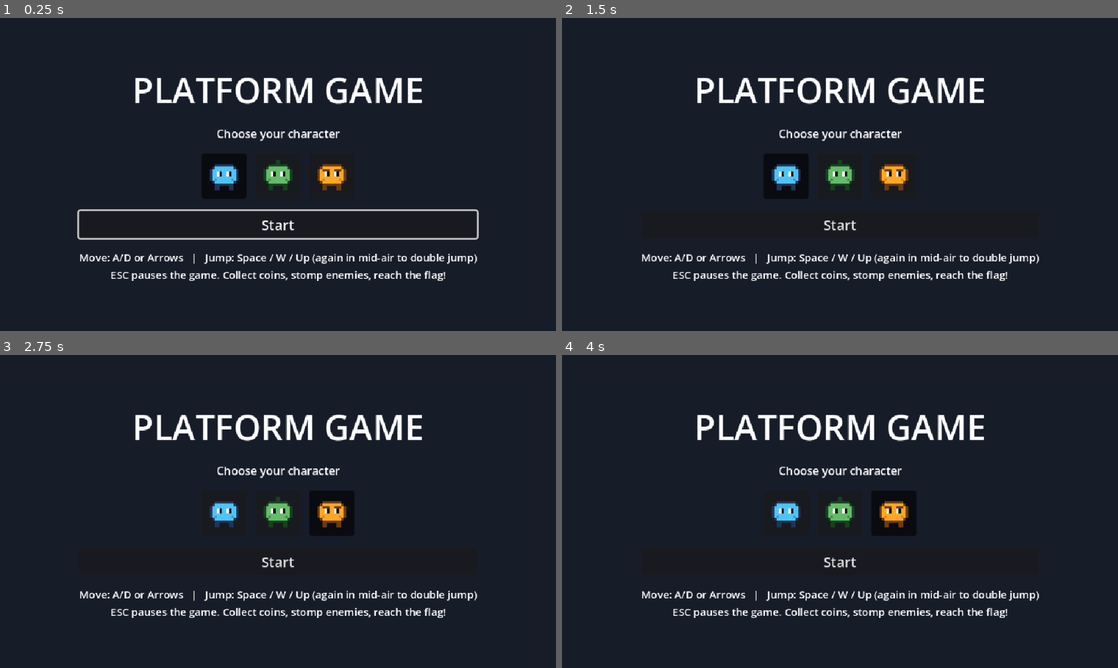
Above: before the commit, frames 1-4 (two rows, left to right).
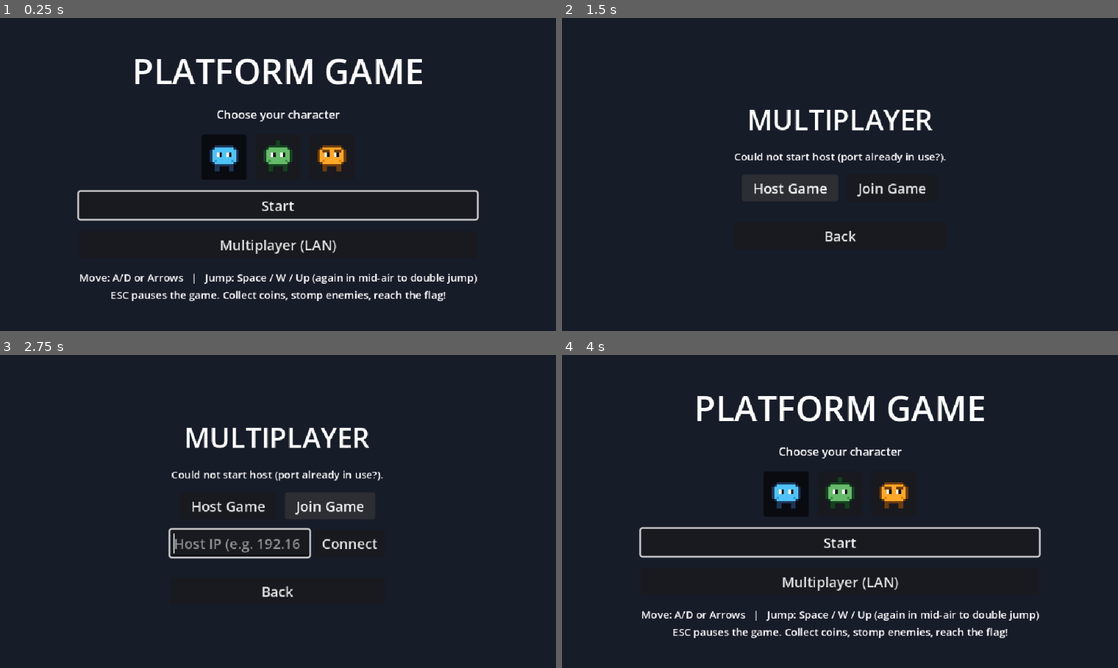
Above: after the commit, the same moments.

Repository: greentea524/godot-game
Game: Godot game, scene res://scenes/main_menu.tscn
Two runs of this game, one before a commit and one after it. Both use one fixed random seed, a clock stepped at 60 frames per second and the inputs below.
Inputs (mouse positions are in pixels of both pictures, inside the frame that each line leads up to):
- Up to frame 1 (0.25 s): no input
- Up to frame 2 (1.5 s): click (840, 243) at 0.5 s, where only the run after the commit has a clickable "Multiplayer (LAN)"; click (789, 187) at 1.25 s, where only the run after the commit has a clickable "Host Game"
- Up to frame 3 (2.75 s): click (328, 524) at 2 s, where only the run after the commit has a clickable "Join Game"
- Up to frame 4 (4 s): click (912, 542) at 2.75 s, where only the run after the commit has a clickable "Connect"; click (840, 589) at 3.5 s, where only the run after the commit has a clickable "Back"

The runs differ from the first frame. In frame 1, 12% of the frame differs, in the area x 13-87%, y 12-91%; in frame 2, 7.6%; in frame 3, 7.9%; in frame 4, 11%.

Commit message:
Add LAN ghost-race multiplayer spike (PG-51)
Ghost-race model ported from the JS platformer: one player hosts an ENet
server (peer 1), others join by IP; every client runs its own local sim
and broadcasts state at 15 Hz, rendering remote players as non-colliding
interpolated ghosts. Single-player is untouched — everything is gated on
Net.active (default false).

- scripts/net.gd (autoload Net): ENet host/join, host-authoritative
  roster via RPCs, 15 Hz state broadcast, server-relayed snapshots,
  race start.
- scripts/ghost_interp.gd: pure port of ghosts.js (100 ms interp delay,
  200 ms extrapolation cap, 20-snapshot buffer).
- scenes/ghost.tscn + ghost.gd: translucent remote avatar, no collision,
  driven by Net.ghost_view().
- scenes/multiplayer_lobby.tscn: Host/Join, live roster with avatars,
  host-only Start; reached from a new main-menu Multiplayer button.
- level.gd spawns/updates ghosts for remote peers each frame and
  registers the local player for broadcast.

Verification: gameplay suite now 48 checks incl. ghost interpolation
(interp/extrapolate/cap), all pass. A two-process ENet smoke test
(tests/net_smoke.tscn) confirms connect + roster sync + state relay:
host peers=2 got_snapshot=true, client connected=true max_roster=2.

QR / deep-link join (PG-52) intentionally deferred.

Co-Authored-By: Claude Fable 5 <noreply@anthropic.com>

Diff:
--- a/project.godot
+++ b/project.godot
@@ -19,6 +19,7 @@
 
 GameManager="*res://scripts/game_manager.gd"
 Sfx="*res://scripts/sfx.gd"
+Net="*res://scripts/net.gd"
 
 [display]
 
--- /dev/null
+++ b/scenes/ghost.tscn
@@ -0,0 +1,19 @@
+[gd_scene load_steps=2 format=3]
+
+[ext_resource type="Script" path="res://scripts/ghost.gd" id="1_script"]
+
+[node name="Ghost" type="Node2D"]
+script = ExtResource("1_script")
+
+[node name="AnimatedSprite2D" type="AnimatedSprite2D" parent="."]
+
+[node name="NameLabel" type="Label" parent="."]
+offset_left = -24.0
+offset_top = -26.0
+offset_right = 24.0
+offset_bottom = -14.0
+theme_override_colors/font_outline_color = Color(0, 0, 0, 1)
+theme_override_constants/outline_size = 3
+theme_override_font_sizes/font_size = 8
+text = "Player"
+horizontal_alignment = 1
--- a/scenes/main_menu.tscn
+++ b/scenes/main_menu.tscn
@@ -55,6 +55,11 @@
 layout_mode = 2
 text = "  Start  "
 
+[node name="MultiplayerButton" type="Button" parent="Center/VBox"]
+unique_name_in_owner = true
+layout_mode = 2
+text = "  Multiplayer (LAN)  "
+
 [node name="Instructions" type="Label" parent="Center/VBox"]
 layout_mode = 2
 theme_override_font_sizes/font_size = 12
--- /dev/null
+++ b/scenes/multiplayer_lobby.tscn
@@ -0,0 +1,94 @@
+[gd_scene load_steps=2 format=3]
+
+[ext_resource type="Script" path="res://scripts/multiplayer_lobby.gd" id="1_script"]
+
+[node name="MultiplayerLobby" type="Control"]
+layout_mode = 3
+anchors_preset = 15
+anchor_right = 1.0
+anchor_bottom = 1.0
+grow_horizontal = 2
+grow_vertical = 2
+script = ExtResource("1_script")
+
+[node name="Background" type="ColorRect" parent="."]
+anchors_preset = 15
+anchor_right = 1.0
+anchor_bottom = 1.0
+grow_horizontal = 2
+grow_vertical = 2
+color = Color(0.09, 0.11, 0.16, 1)
+
+[node name="Center" type="CenterContainer" parent="."]
+anchors_preset = 15
+anchor_right = 1.0
+anchor_bottom = 1.0
+grow_horizontal = 2
+grow_vertical = 2
+
+[node name="VBox" type="VBoxContainer" parent="Center"]
+layout_mode = 2
+theme_override_constants/separation = 12
+
+[node name="Title" type="Label" parent="Center/VBox"]
+layout_mode = 2
+theme_override_font_sizes/font_size = 32
+horizontal_alignment = 1
+text = "MULTIPLAYER"
+
+[node name="Status" type="Label" parent="Center/VBox"]
+unique_name_in_owner = true
+layout_mode = 2
+theme_override_font_sizes/font_size = 12
+horizontal_alignment = 1
+text = "Host a game, or join one on your LAN."
+
+[node name="Choices" type="HBoxContainer" parent="Center/VBox"]
+layout_mode = 2
+alignment = 1
+theme_override_constants/separation = 10
+
+[node name="HostButton" type="Button" parent="Center/VBox/Choices"]
+unique_name_in_owner = true
+layout_mode = 2
+text = "  Host Game  "
+
+[node name="JoinButton" type="Button" parent="Center/VBox/Choices"]
+unique_name_in_owner = true
+layout_mode = 2
+text = "  Join Game  "
+
+[node name="JoinRow" type="HBoxContainer" parent="Center/VBox"]
+unique_name_in_owner = true
+layout_mode = 2
+alignment = 1
+theme_override_constants/separation = 6
+
+[node name="IPEdit" type="LineEdit" parent="Center/VBox/JoinRow"]
+unique_name_in_owner = true
+custom_minimum_size = Vector2(160, 0)
+layout_mode = 2
+placeholder_text = "Host IP (e.g. 192.168.1.5)"
+
+[node name="ConnectButton" type="Button" parent="Center/VBox/JoinRow"]
+unique_name_in_owner = true
+layout_mode = 2
+text = " Connect "
+
+[node name="RosterPanel" type="PanelContainer" parent="Center/VBox"]
+layout_mode = 2
+
+[node name="RosterBox" type="VBoxContainer" parent="Center/VBox/RosterPanel"]
+unique_name_in_owner = true
+layout_mode = 2
+theme_override_constants/separation = 4
+
+[node name="StartButton" type="Button" parent="Center/VBox"]
+unique_name_in_owner = true
+layout_mode = 2
+text = "  Start Race  "
+
+[node name="BackButton" type="Button" parent="Center/VBox"]
+unique_name_in_owner = true
+layout_mode = 2
+text = "  Back  "
--- a/scripts/game_manager.gd
+++ b/scripts/game_manager.gd
@@ -93,6 +93,10 @@
 	_change_scene("res://scenes/main_menu.tscn")
 
 
+func open_multiplayer() -> void:
+	_change_scene("res://scenes/multiplayer_lobby.tscn")
+
+
 ## World-stage label for the HUD, e.g. "1-2" (PG-22).
 func level_label() -> String:
 	return _level_labels[current_level]
--- /dev/null
+++ b/scripts/ghost.gd
@@ -0,0 +1,53 @@
+class_name Ghost
+extends Node2D
+## A remote player rendered from interpolated snapshots (PG-51). Reuses
+## the chosen avatar sheet but has NO collision and NO input — it can
+## never affect the local player's physics, which is what keeps
+## single-player behaviour identical during a race. Driven each frame by
+## Net.ghost_view() via apply_view().
+
+const SHEET_FRAMES := {"idle": [0, 1], "run": [2, 3, 4, 5], "jump": [6], "fall": [7]}
+const SHEET_FPS := {"idle": 3.0, "run": 10.0, "jump": 5.0, "fall": 5.0}
+
+var avatar := 0
+var ghost_name := "Player"
+
+@onready var sprite: AnimatedSprite2D = $AnimatedSprite2D
+@onready var name_label: Label = $NameLabel
+
+
+func setup(av: int, pname: String) -> void:
+	avatar = clampi(av, 0, GameManager.AVATAR_SHEETS.size() - 1)
+	ghost_name = pname
+
+
+func _ready() -> void:
+	modulate = Color(1.0, 1.0, 1.0, 0.65)  # ghosts read as translucent
+	sprite.sprite_frames = _build_frames(load(GameManager.AVATAR_SHEETS[avatar]))
+	sprite.play("idle")
+	name_label.text = ghost_name
+
+
+func apply_view(view: Dictionary) -> void:
+	if view.is_empty():
+		return
+	global_position = Vector2(view["x"], view["y"])
+	sprite.flip_h = view.get("facing", 1) < 0
+	var anim: String = view.get("anim", "idle")
+	if sprite.sprite_frames.has_animation(anim):
+		sprite.play(anim)
+
+
+func _build_frames(sheet: Texture2D) -> SpriteFrames:
+	var frames := SpriteFrames.new()
+	frames.remove_animation("default")
+	for anim in SHEET_FRAMES:
+		frames.add_animation(anim)
+		frames.set_animation_speed(anim, SHEET_FPS[anim])
+		frames.set_animation_loop(anim, true)
+		for index in SHEET_FRAMES[anim]:
+			var frame := AtlasTexture.new()
+			frame.atlas = sheet
+			frame.region = Rect2(index * 16, 0, 16, 16)
+			frames.add_frame(anim, frame)
+	return frames
--- /dev/null
+++ b/scripts/ghost_interp.gd
@@ -0,0 +1,58 @@
+class_name GhostInterp
+extends RefCounted
+## Ghost interpolation — a direct port of the JS platformer's ghosts.js.
+## Remote players arrive at ~15 Hz; we render them ~100 ms in the past
+## and lerp between the two bracketing snapshots so motion stays smooth.
+## When the next packet is late we extrapolate along the last velocity
+## for a capped window instead of freezing. Pure functions (no nodes),
+## so the timing logic is unit-testable headlessly.
+
+const INTERP_DELAY := 100.0     # ms in the past we render ghosts
+const MAX_EXTRAPOLATE := 200.0  # ms to glide on last velocity past newest snap
+const MAX_SNAPSHOTS := 20
+
+## Append a received snapshot stamped with local receive time (ms).
+static func push(buffer: Array, snap: Dictionary, now: float) -> void:
+	var entry := snap.duplicate()
+	entry["t"] = now
+	buffer.append(entry)
+	while buffer.size() > MAX_SNAPSHOTS:
+		buffer.pop_front()
+
+
+## Sample the buffer at (now - delay), lerping position between the two
+## snapshots bracketing that render time. Returns an empty Dictionary
+## until there is any data. Discrete fields (facing/anim/lvl) come from
+## the earlier snapshot so they line up with the drawn position.
+static func sample(buffer: Array, now: float, delay := INTERP_DELAY) -> Dictionary:
+	if buffer.is_empty():
+		return {}
+	var render_t := now - delay
+	var first: Dictionary = buffer[0]
+	var last: Dictionary = buffer[buffer.size() - 1]
+
+	if render_t <= first["t"]:
+		return first.duplicate()
+
+	# Past the newest snapshot: extrapolate along the last velocity for a
+	# capped window so the ghost glides through packet gaps.
+	if render_t >= last["t"]:
+		var ahead: float = minf(render_t - last["t"], MAX_EXTRAPOLATE) / 1000.0
+		var ext_view := last.duplicate()
+		ext_view["x"] = last["x"] + last.get("vx", 0.0) * ahead
+		return ext_view
+
+	# Interpolate between the two snapshots bracketing render_t.
+	var a: Dictionary = first
+	var b: Dictionary = last
+	for i in range(buffer.size() - 1):
+		if buffer[i]["t"] <= render_t and render_t <= buffer[i + 1]["t"]:
+			a = buffer[i]
+			b = buffer[i + 1]
+			break
+	var span: float = b["t"] - a["t"]
+	var f: float = (render_t - a["t"]) / span if span > 0.0 else 0.0
+	var view := a.duplicate()
+	view["x"] = a["x"] + (b["x"] - a["x"]) * f
+	view["y"] = a["y"] + (b["y"] - a["y"]) * f
+	return view
--- a/scripts/level.gd
+++ b/scripts/level.gd
@@ -32,6 +32,7 @@
 const METEOR_SCENE := preload("res://scenes/meteor.tscn")
 const HUD_SCENE := preload("res://scenes/hud.tscn")
 const PAUSE_MENU_SCENE := preload("res://scenes/pause_menu.tscn")
+const GHOST_SCENE := preload("res://scenes/ghost.tscn")
 const CLOUDS_TEXTURE := preload("res://assets/clouds.png")
 const CRYSTALS_TEXTURE := preload("res://assets/crystals.png")
 const STARS_TEXTURE := preload("res://assets/stars.png")
@@ -63,6 +64,8 @@
 var _kill_y := 0.0
 var _width := 0
 var _meteor_timer := 1.2
+## peer_id -> Ghost node, in multiplayer races (PG-51).
+var _ghosts := {}
 
 @onready var tiles: TileMapLayer = $TileMapLayer
 
@@ -183,6 +186,30 @@
 		shape.position = Vector2(x, (top + bottom) / 2.0)
 		walls.add_child(shape)
 	add_child(walls)
+
+
+## Renders remote racers as ghosts each frame (PG-51). Ghosts have no
+## collision, so the local simulation is unchanged; they simply follow
+## the interpolated snapshots relayed through Net.
+func _process(_delta: float) -> void:
+	if not Net.active:
+		return
+	var peers := Net.remote_peers()
+	for peer_id in peers:
+		var ghost: Ghost = _ghosts.get(peer_id)
+		if ghost == null or not is_instance_valid(ghost):
+			ghost = GHOST_SCENE.instantiate()
+			var entry: Dictionary = Net.roster.get(peer_id, {})
+			ghost.setup(entry.get("avatar", 0), entry.get("name", "Player"))
+			add_child(ghost)
+			_ghosts[peer_id] = ghost
+		ghost.apply_view(Net.ghost_view(peer_id))
+	# Drop ghosts for peers that have left.
+	for peer_id in _ghosts.keys():
+		if not peers.has(peer_id):
+			if is_instance_valid(_ghosts[peer_id]):
+				_ghosts[peer_id].queue_free()
+			_ghosts.erase(peer_id)
 
 
 ## Surface-world ground scenery (PG-55): a single _draw node placed
@@ -237,6 +264,9 @@
 			_player.position = pos
 			add_child(_player)
 			GameManager.set_checkpoint(pos)
+			# In a race, this is the local avatar we broadcast (PG-51).
+			if Net.active:
+				Net.local_player = _player
 
 
 func _spawn(scene: PackedScene, pos: Vector2) -> void:
--- a/scripts/main_menu.gd
+++ b/scripts/main_menu.gd
@@ -7,6 +7,7 @@
 	var start: Button = %StartButton
 	start.pressed.connect(GameManager.start_game)
 	start.grab_focus()
+	%MultiplayerButton.pressed.connect(GameManager.open_multiplayer)
 	_build_avatar_row()
 
 
--- /dev/null
+++ b/scripts/multiplayer_lobby.gd
@@ -0,0 +1,89 @@
+extends Control
+## Multiplayer lobby (PG-51): Host Game / Join Game, a live roster with
+## avatars, and a host-only Start button. Ghost-race over LAN — see
+## scripts/net.gd. QR join is deferred (PG-52); joiners type the host's
+## IP shown on the host screen.
+
+
+func _ready() -> void:
+	%HostButton.pressed.connect(_on_host)
+	%JoinButton.pressed.connect(func() -> void: %JoinRow.visible = true; %IPEdit.grab_focus())
+	%ConnectButton.pressed.connect(_on_connect)
+	%StartButton.pressed.connect(Net.start_race)
+	%BackButton.pressed.connect(_on_back)
+	Net.roster_changed.connect(_rebuild_roster)
+	Net.race_started.connect(GameManager.start_game)
+	Net.connection_failed.connect(func() -> void: _set_status("Connection failed."); _unlock())
+	Net.server_disconnected.connect(func() -> void: _set_status("Host disconnected."))
+	Net.local_name = "Player %d" % (randi() % 900 + 100)
+	%JoinRow.visible = false
+	%StartButton.visible = false
+	_set_status("Host a game, or join one on your LAN.")
+
+
+func _on_host() -> void:
+	if Net.host_game():
+		_set_status("Hosting on  %s : %d  — waiting for players…" % [Net.local_ip(), Net.PORT])
+		_lock()
+		%StartButton.visible = true
+	else:
+		_set_status("Could not start host (port already in use?).")
+
+
+func _on_connect() -> void:
+	var ip: String = %IPEdit.text.strip_edges()
+	if ip.is_empty():
+		ip = "127.0.0.1"
+	if Net.join_game(ip):
+		_set_status("Connecting to %s …" % ip)
+		_lock()
+	else:
+		_set_status("Invalid address.")
+
+
+func _on_back() -> void:
+	Net.leave()
+	GameManager.main_menu()
+
+
+func _rebuild_roster(roster: Dictionary) -> void:
+	for child in %RosterBox.get_children():
+		child.queue_free()
+	var self_id := multiplayer.get_unique_id()
+	for peer_id in roster:
+		var entry: Dictionary = roster[peer_id]
+		var row := HBoxContainer.new()
+		row.add_theme_constant_override("separation", 8)
+		var icon := TextureRect.new()
+		icon.custom_minimum_size = Vector2(20, 20)
+		icon.stretch_mode = TextureRect.STRETCH_KEEP_ASPECT_CENTERED
+		var frame := AtlasTexture.new()
+		frame.atlas = load(GameManager.AVATAR_SHEETS[clampi(entry.get("avatar", 0), 0, 2)])
+		frame.region = Rect2(0, 0, 16, 16)
+		icon.texture = frame
+		row.add_child(icon)
+		var label := Label.new()
+		var tags := ""
+		if peer_id == 1:
+			tags += "  (host)"
+		if peer_id == self_id:
+			tags += "  ← you"
+		label.text = str(entry.get("name", "Player")) + tags
+		row.add_child(label)
+		%RosterBox.add_child(row)
+
+
+func _set_status(text: String) -> void:
+	%Status.text = text
+
+
+func _lock() -> void:
+	%HostButton.disabled = true
+	%JoinButton.disabled = true
+	%ConnectButton.disabled = true
+
+
+func _unlock() -> void:
+	%HostButton.disabled = false
+	%JoinButton.disabled = false
+	%ConnectButton.disabled = false
--- /dev/null
+++ b/scripts/net.gd
@@ -0,0 +1,201 @@
+extends Node
+## Ghost-race LAN multiplayer (PG-50/51), autoloaded as "Net".
+##
+## Model (ported from the JS platformer): one player HOSTS an ENet
+## server (peer id 1); others JOIN by IP. Every client keeps running its
+## own full local simulation — remote players are drawn as non-colliding
+## ghosts from broadcast snapshots. The host is only a coordinator
+## (roster + race start); it is NOT authoritative over movement, so
+## single-player behaviour is byte-for-byte unchanged when inactive.
+
+signal roster_changed(roster: Dictionary)
+signal race_started()
+signal connection_failed()
+signal server_disconnected()
+
+const PORT := 24555
+const MAX_PLAYERS := 6
+const SEND_INTERVAL := 1.0 / 15.0  # 15 Hz, decoupled from the 60 Hz sim
+
+## True once a session is live (host up, or client connected).
+var active := false
+## peer_id -> {name, avatar, slot, finished, time_ms}
+var roster := {}
+## The local CharacterBody2D whose state we broadcast (set by the level).
+var local_player: Node = null
+var local_name := "Player"
+
+## peer_id -> Array of ghost snapshots (see GhostInterp).
+var _snapshots := {}
+var _send_accum := 0.0
+var _wired := false
+
+
+func _ready() -> void:
+	process_mode = Node.PROCESS_MODE_ALWAYS
+
+
+func is_host() -> bool:
+	return active and multiplayer.multiplayer_peer != null and multiplayer.is_server()
+
+
+# --- Session lifecycle ------------------------------------------------
+
+func host_game() -> bool:
+	_wire()
+	var peer := ENetMultiplayerPeer.new()
+	if peer.create_server(PORT, MAX_PLAYERS) != OK:
+		return false
+	multiplayer.multiplayer_peer = peer
+	active = true
+	roster = {1: _entry(local_name, GameManager.selected_avatar, 0)}
+	roster_changed.emit(roster)
+	return true
+
+
+func join_game(ip: String) -> bool:
+	_wire()
+	var peer := ENetMultiplayerPeer.new()
+	if peer.create_client(ip, PORT) != OK:
+		return false
+	multiplayer.multiplayer_peer = peer
+	return true
+
+
+func leave() -> void:
+	if multiplayer.multiplayer_peer != null:
+		multiplayer.multiplayer_peer.close()
+	multiplayer.multiplayer_peer = null
+	active = false
+	roster.clear()
+	_snapshots.clear()
+	local_player = null
+
+
+func start_race() -> void:
+	if is_host():
+		_start_race.rpc()
+
+
+## A LAN IPv4 address to show joiners, or 127.0.0.1 as a fallback.
+func local_ip() -> String:
+	for addr in IP.get_local_addresses():
+		if addr.begins_with("192.168.") or addr.begins_with("10.") \
+				or addr.begins_with("172."):
+			return addr
+	return "127.0.0.1"
+
+
+# --- Per-frame state broadcast ---------------------------------------
+
+func _process(delta: float) -> void:
+	if not active or not is_instance_valid(local_player):
+		return
+	_send_accum += delta
+	if _send_accum < SEND_INTERVAL:
+		return
+	_send_accum = 0.0
+	var sprite: AnimatedSprite2D = local_player.sprite
+	_push_state.rpc({
+		"x": local_player.global_position.x,
+		"y": local_player.global_position.y,
+		"vx": local_player.velocity.x,
+		"facing": -1 if sprite.flip_h else 1,
+		"anim": sprite.animation,
+		"lvl": GameManager.current_level,
+	})
+
+
+## Interpolated view of a remote peer for the ghost renderer, or {} if
+## no snapshots have arrived yet.
+func ghost_view(peer_id: int) -> Dictionary:
+	if not _snapshots.has(peer_id):
+		return {}
+	return GhostInterp.sample(_snapshots[peer_id], Time.get_ticks_msec())
+
+
+func remote_peers() -> Array:
+	var out := []
+	var self_id := multiplayer.get_unique_id()
+	for peer_id in roster:
+		if peer_id != self_id:
+			out.append(peer_id)
+	return out
+
+
+# --- Internals --------------------------------------------------------
+
+func _wire() -> void:
+	if _wired:
+		return
+	_wired = true
+	multiplayer.peer_connected.connect(_on_peer_connected)
+	multiplayer.peer_disconnected.connect(_on_peer_disconnected)
+	multiplayer.connected_to_server.connect(_on_connected_to_server)
+	multiplayer.connection_failed.connect(_on_connection_failed)
+	multiplayer.server_disconnected.connect(_on_server_disconnected)
+
+
+func _entry(pname: String, avatar: int, slot: int) -> Dictionary:
+	return {"name": pname, "avatar": avatar, "slot": slot, "finished": false, "time_ms": 0}
+
+
+func _on_peer_connected(_id: int) -> void:
+	pass  # the joiner registers itself (below), which adds it to the roster
+
+
+func _on_peer_disconnected(id: int) -> void:
+	_snapshots.erase(id)
+	if is_host() and roster.erase(id):
+		_sync_roster.rpc(roster)
+
+
+func _on_connected_to_server() -> void:
+	active = true
+	_register.rpc_id(1, local_name, GameManager.selected_avatar)
+
+
+func _on_connection_failed() -> void:
+	active = false
+	connection_failed.emit()
+
+
+func _on_server_disconnected() -> void:
+	active = false
+	roster.clear()
+	server_disconnected.emit()
+
+
+## Client -> host: announce name and avatar; the host slots it into the
+## roster and rebroadcasts.
+@rpc("any_peer", "reliable")
+func _register(pname: String, avatar: int) -> void:
+	if not is_host():
+		return
+	var id := multiplayer.get_remote_sender_id()
+	roster[id] = _entry(pname, avatar, roster.size())
+	_sync_roster.rpc(roster)
+
+
+## Host -> everyone: the authoritative roster.
+@rpc("authority", "call_local", "reliable")
+func _sync_roster(new_roster: Dictionary) -> void:
+	roster = new_roster
+	roster_changed.emit(roster)
+
+
+## Host -> everyone: begin the race together.
+@rpc("authority", "call_local", "reliable")
+func _start_race() -> void:
+	race_started.emit()
+
+
+## Any client -> others (relayed by the host): a movement snapshot.
+@rpc("any_peer", "unreliable_ordered")
+func _push_state(snap: Dictionary) -> void:
+	var sender := multiplayer.get_remote_sender_id()
+	if sender == multiplayer.get_unique_id():
+		return
+	if not _snapshots.has(sender):
+		_snapshots[sender] = []
+	GhostInterp.push(_snapshots[sender], snap, Time.get_ticks_msec())
--- a/tests/gameplay_test.gd
+++ b/tests/gameplay_test.gd
@@ -11,6 +11,24 @@
 
 func _ready() -> void:
 	process_mode = Node.PROCESS_MODE_ALWAYS
+
+	# --- Ghost interpolation (PG-51, ported from ghosts.js) ---
+	_check(GhostInterp.sample([], 0.0).is_empty(), "ghost sample is empty with no data")
+	var buf: Array = []
+	GhostInterp.push(buf, {"x": 0.0, "y": 0.0}, 0.0)
+	GhostInterp.push(buf, {"x": 100.0, "y": 0.0}, 100.0)
+	var mid := GhostInterp.sample(buf, 150.0, 100.0)  # render_t = 50 → halfway
+	_check(is_equal_approx(mid["x"], 50.0), "ghost interpolates between snapshots")
+	var ext_buf: Array = []
+	GhostInterp.push(ext_buf, {"x": 0.0, "y": 0.0, "vx": 100.0}, 0.0)
+	GhostInterp.push(ext_buf, {"x": 10.0, "y": 0.0, "vx": 100.0}, 100.0)
+	# render_t = 300, past newest → extrapolate 200 ms (capped): 10 + 100*0.2
+	var ext := GhostInterp.sample(ext_buf, 400.0, 100.0)
+	_check(is_equal_approx(ext["x"], 30.0), "ghost extrapolates along last velocity")
+	var cap_buf: Array = []
+	for i in 25:
+		GhostInterp.push(cap_buf, {"x": float(i), "y": 0.0}, float(i))
+	_check(cap_buf.size() == GhostInterp.MAX_SNAPSHOTS, "ghost buffer is capped")
 
 	# --- Level labels (PG-22, PG-53, PG-54) ---
 	_check(GameManager.level_label() == "1-1", "first level is labeled 1-1")
--- /dev/null
+++ b/tests/net_smoke.gd
@@ -0,0 +1,54 @@
+extends Node
+## Two-instance ENet connectivity smoke test for the ghost-race net code
+## (PG-51). Launch one instance as host and one as client (see the
+## orchestration in the commit / README). Each writes a one-line result
+## to user://net_<role>.txt. Not part of the single-process suite since
+## real networking needs two processes.
+##
+##   godot --headless --path . res://tests/net_smoke.tscn -- host
+##   godot --headless --path . res://tests/net_smoke.tscn -- client
+
+
+func _ready() -> void:
+	var args := OS.get_cmdline_user_args()
+	var role: String = args[0] if args.size() > 0 else "host"
+	if role == "host":
+		await _run_host()
+	else:
+		await _run_client()
+
+
+func _run_host() -> void:
+	Net.host_game()
+	var got := false
+	var deadline := Time.get_ticks_msec() + 8000
+	while Time.get_ticks_msec() < deadline:
+		await get_tree().process_frame
+		if Net.roster.size() >= 2 and not Net._snapshots.is_empty():
+			got = true
+			break
+	# Linger so the client can observe the full roster before we drop it.
+	await get_tree().create_timer(1.5).timeout
+	_write("host", "peers=%d got_snapshot=%s" % [Net.roster.size(), got])
+	get_tree().quit()
+
+
+func _run_client() -> void:
+	Net.join_game("127.0.0.1")
+	var max_roster := 0
+	var connected := false
+	var deadline := Time.get_ticks_msec() + 6000
+	while Time.get_ticks_msec() < deadline:
+		await get_tree().process_frame
+		if Net.active:
+			connected = true
+			Net._push_state.rpc({"x": 5.0, "y": 6.0, "vx": 0.0, "facing": 1, "anim": "idle", "lvl": 0})
+		max_roster = maxi(max_roster, Net.roster.size())
+	_write("client", "connected=%s max_roster=%d" % [connected, max_roster])
+	get_tree().quit()
+
+
+func _write(role: String, msg: String) -> void:
+	var f := FileAccess.open("user://net_%s.txt" % role, FileAccess.WRITE)
+	f.store_string(msg)
+	f.close()
--- /dev/null
+++ b/tests/net_smoke.tscn
@@ -0,0 +1,6 @@
+[gd_scene load_steps=2 format=3]
+
+[ext_resource type="Script" path="res://tests/net_smoke.gd" id="1_script"]
+
+[node name="NetSmoke" type="Node"]
+script = ExtResource("1_script")
Not shown, added: scripts/ghost.gd.uid
Not shown, added: scripts/ghost_interp.gd.uid
Not shown, added: scripts/multiplayer_lobby.gd.uid
Not shown, added: scripts/net.gd.uid
Not shown, added: tests/net_smoke.gd.uid
